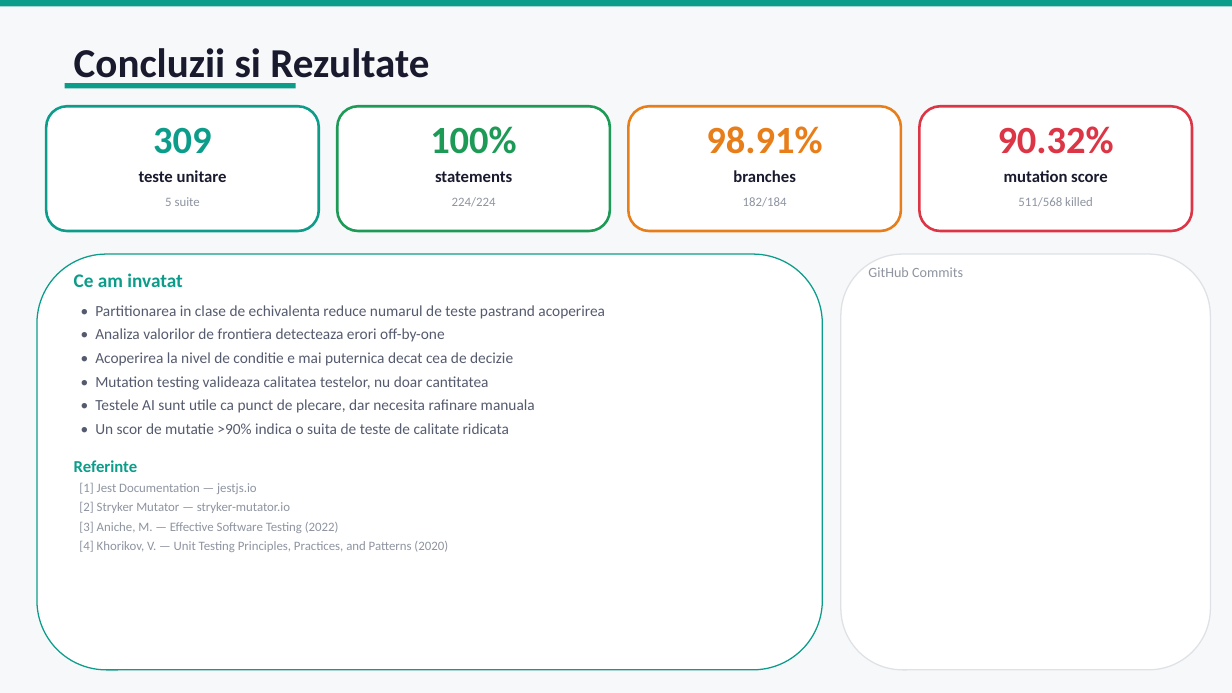
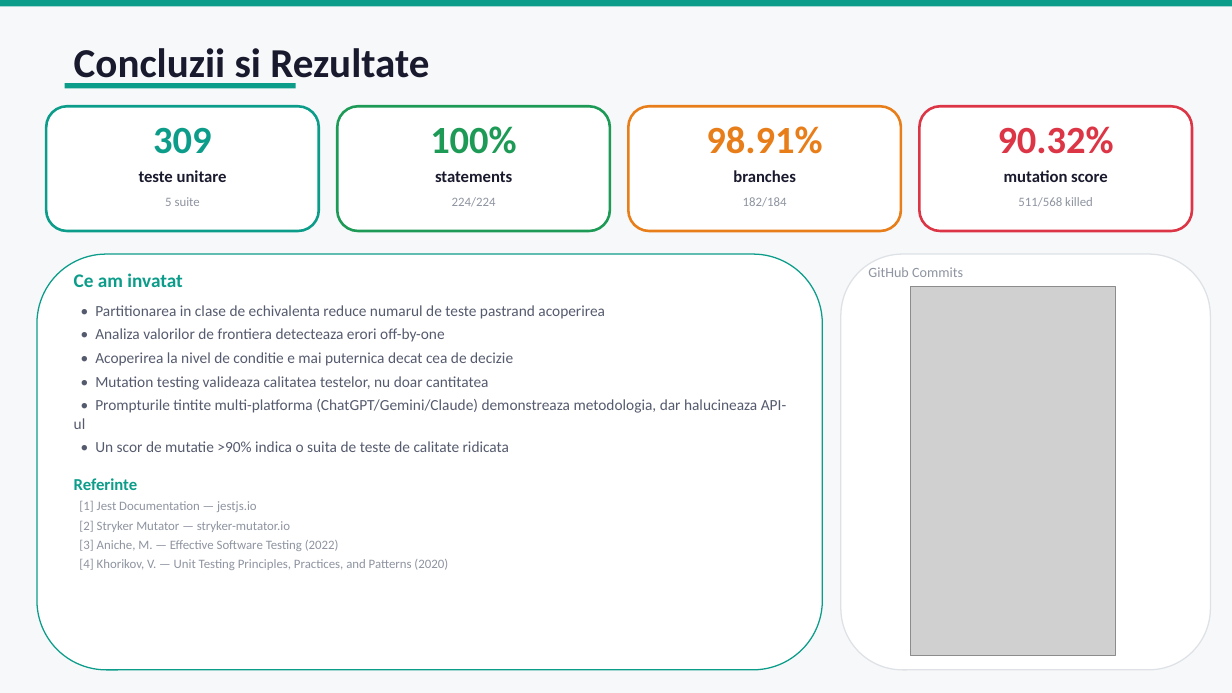
Before and after one commit to bogdan-velicu/tss-proiect-javascript, a slide deck: slide 10 of TSS_Prezentare_T4.pptx. Drawn at 1232x693 pixels with LibreOffice and Linux fonts; fonts in the diff are those of the drawing; grey boxes stand for pictures. Boxes give left, top, right and bottom in pixels: in the first picture for what was removed or moved away, otherwise in the second. Text is boxed around its words. In the diff, an @@ line names an element or a change of style, - is before the commit and + after.

Commit message:
refacut sectiunea AI cu prompturi tintite

```diff
--- a/TSS_Prezentare_T4.pptx
+++ b/TSS_Prezentare_T4.pptx
@@ picture added at bbox=[910, 287, 1116, 656] @@
@@ text at bbox=[74, 399, 786, 429]: text changed @@
-• Testele AI sunt utile ca punct de plecare, dar necesita rafinare manuala
+• Prompturile tintite multi-platforma (ChatGPT/Gemini/Claude) demonstreaza metodologia, dar halucineaza API-ul
```
Also in this commit, not shown: 1 other slide changed, 15 other files.
